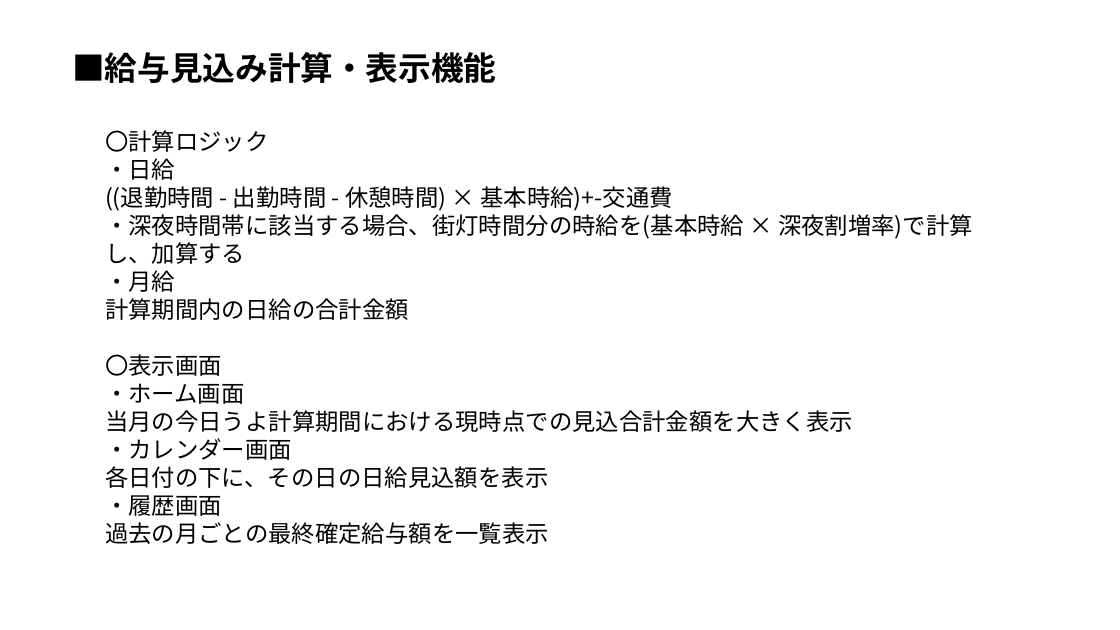
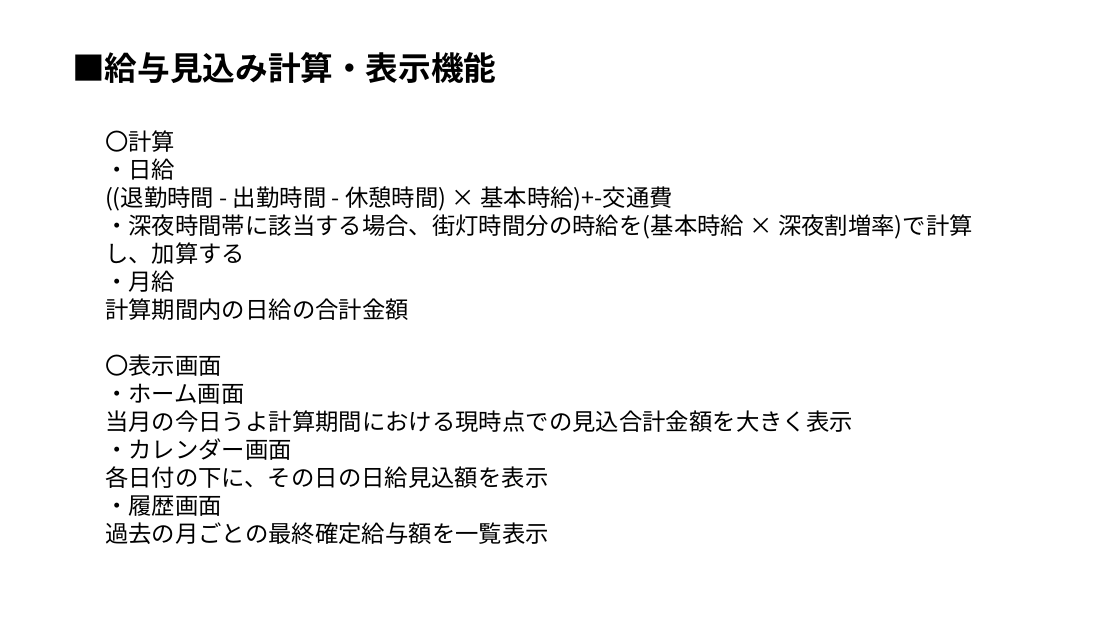
Before and after one commit to kobaken0626/mobile00000, a slide deck: slide 7 of mobileアプリ資料.pptx. Drawn at 1120x630 pixels with LibreOffice and Linux fonts; fonts in the diff are those of the drawing. Boxes give left, top, right and bottom in pixels: in the first picture for what was removed or moved away, otherwise in the second. Text is boxed around its words. In the diff, an @@ line names an element or a change of style, - is before the commit and + after.

```diff
--- a/mobileアプリ資料.pptx
+++ b/mobileアプリ資料.pptx
@@ text at (105,130,175,152): text changed @@
-〇計算ロジック
+〇計算
```
Also in this commit, not shown: 1 slide added.
